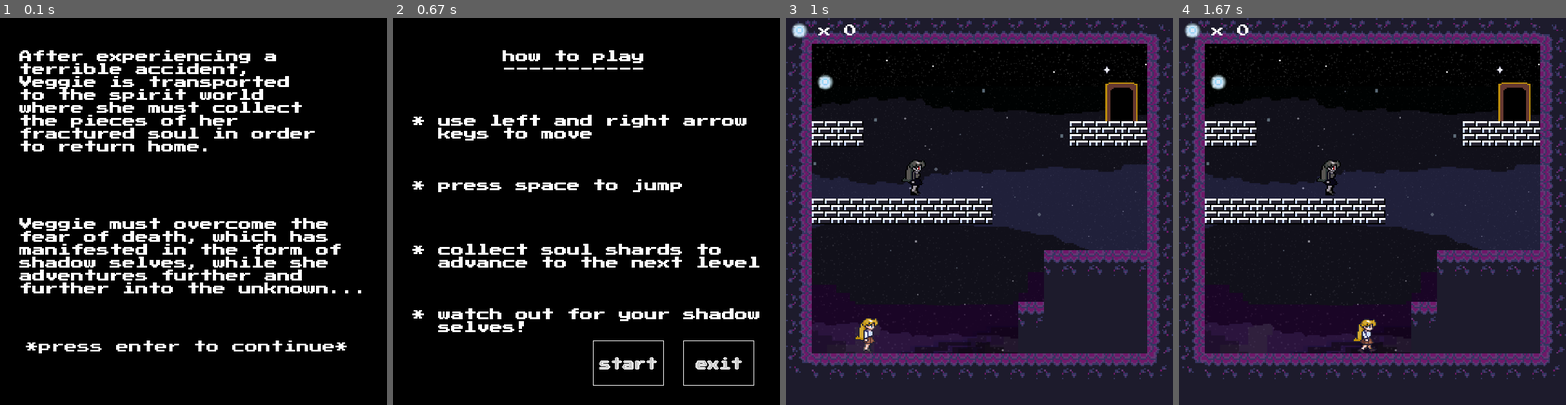
Above: before the commit, frames 1-4 (left to right).
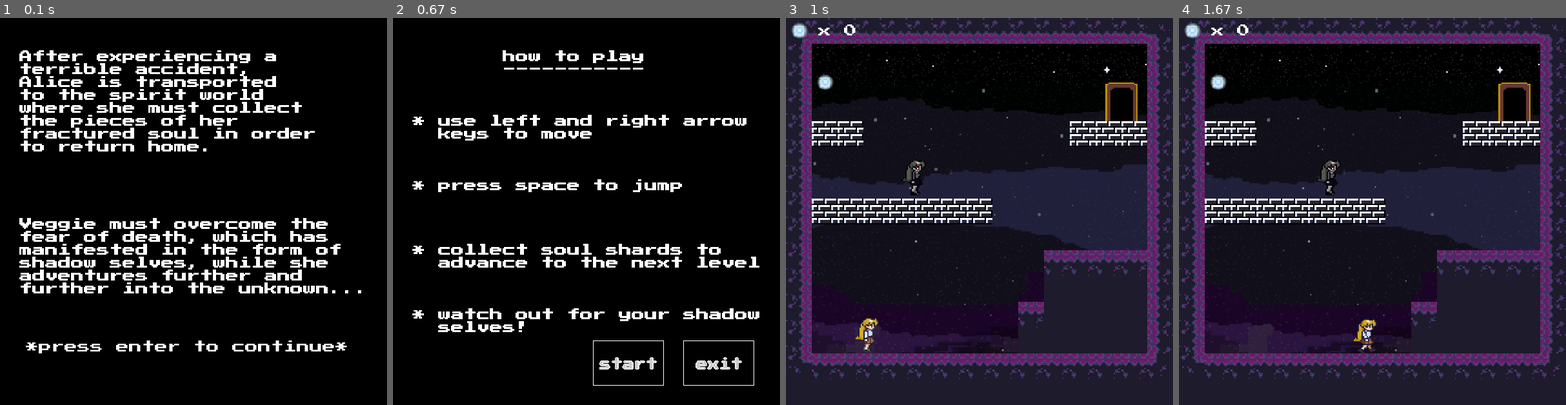
Above: after the commit, the same moments.

Repository: jenschrader/FindingAlice
Game: pygame game, started from main.py
Two runs of this game, one before a commit and one after it. Both use one fixed random seed, a clock stepped at 60 frames per second and the inputs below.
Inputs (mouse positions are in pixels of both pictures, inside the frame that each line leads up to):
- Up to frame 1 (0.1 s): no input
- Up to frame 2 (0.67 s): tap Enter at 0.33 s
- Up to frame 3 (1 s): click (1022, 362) at 0.72 s
- Up to frame 4 (1.67 s): hold Right 1-1.47 s; move the mouse to (1252, 153) at 1.03 s; hold Right from 1.5 s (still down)

The runs differ from the first frame. In frame 1, 0.7% of the frame differs, in the area x 5-75%, y 15-19%; in frame 2, nothing differs; in frame 3, nothing differs; in frame 4, nothing differs.

Commit message:
update and rename file

Diff:
--- a/pygame_platformer_main.py
+++ b/main.py
@@ -6,25 +6,10 @@
 @author: JenSc
 """
 # =============================================================================
-#  *-- PYGAME PLATFORMER --*
-# game created from pygame platformer tutorial
+#  *--Finding Alice--*
+# proof of concept for SDEV 148 featuring one lvl
 # =============================================================================
 
-
-# =============================================================================
-# *-- story --*
-# *************************************
-# after experiencing a terrible accident,
-# the main character (the PLAYer)
-# is transported to the spirit world
-# where they must collect the pieces of
-# their fractured soul in order to return home.
-# in the spirit world, the enemies are
-# the character's "shadow selves", the dark parts
-# of their soul that want to keep them in limbo.
-# ...more to come...
-# *************************************
-# =============================================================================
 
 # =============================================================================
 # # * -- game set up --*
@@ -47,7 +32,7 @@
 # create screen display
 screen = pygame.display.set_mode((SCREEN_WIDTH, SCREEN_HEIGHT))
 # set caption
-#pygame.display.set_caption("pygame platformer")
+pygame.display.set_caption("Finding Alice")
 # define font
 font = pygame.font.Font("PressStart2P-Regular.ttf", 20)
 # *************************************
@@ -688,7 +673,7 @@
         if CUT_SCENE is True:
             screen.fill(black)
             long_txt("After experiencing a terrible accident,\n"
-            "Veggie is transported\nto the spirit world\n"
+            "Alice is transported\nto the spirit world\n"
             "where she must collect\nthe pieces of "
             "her\nfractured soul in order\nto return home.\n"
             "\n\n\n\n\n"
